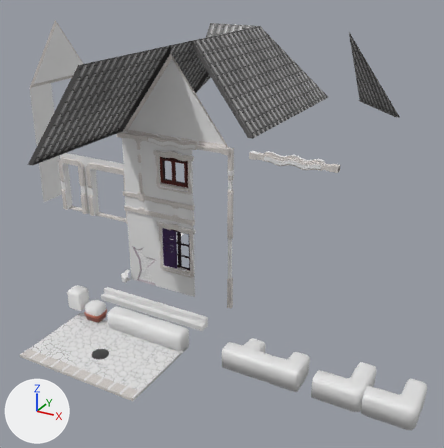
Before and after pictures for a commit that changed the FBX model Assets/Models/World01_Elements.fbx.
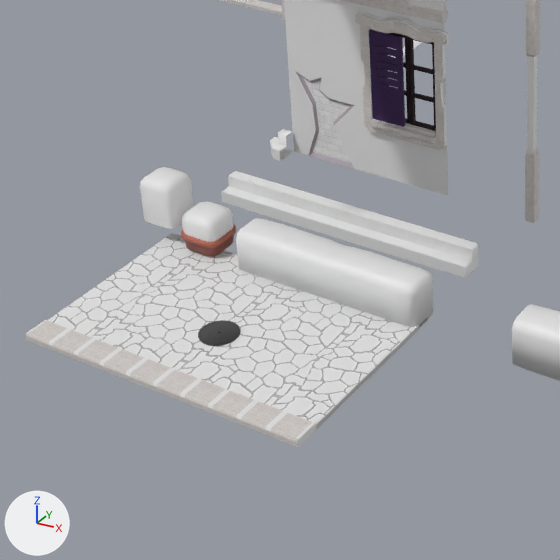
Each version is shown whole from a camera (50 mm lens) standing at (15.31, -23.18, 15.97) and looking at (1.42, 2.07, 3.35), then close up on the part from 2% to 54% of the width and 48% to 100% of the height. The lights are fixed; the arrows at lower left show +X, +Y and +Z. The first two pictures are the older version. Where no turn or scale is listed for an object, it has been applied to the vertices.

The older version as bpy lines, for what is in view:
```python
me_plane_064 = bpy.data.meshes.new('Plane.064')
me_plane_064.from_pydata(...)  # 64 vertices, 110 faces; spans x -0.4..0.4, y -0.398..0.398, z 0.4..1.348
me_plane_065 = bpy.data.meshes.new('Plane.065')
me_plane_065.from_pydata(...)  # 64 vertices, 124 faces; spans x -1.0..1.0, y -0.4..0.4, z -0.07..0.86
me_plane_069 = bpy.data.meshes.new('Plane.069')
me_plane_069.from_pydata(...)  # 80 vertices, 156 faces; spans x -1.0..1.0, y -0.4..0.4, z -0.07..0.86
ob_bushhigh = bpy.data.objects.new('BushHigh', me_plane_064)
ob_bushhigh.location = (-3.0, -4.1, 0.1)
ob_bushline = bpy.data.objects.new('BushLine', me_plane_065)
ob_bushline.location = (0.0, -4.1, 0.1)
ob_bushline_end = bpy.data.objects.new('BushLine_End', me_plane_069)
ob_bushline_end.location = (2.0, -4.1, 0.1)
# also in view: 'H_BaseStairs_Damaged01' at (-2.0, -2.25, 0.25); 'H_MiddleWall01' at (0.0, 0.02, 4.5); 'H_Window_Relief_Large' at (0.0, -0.05, 2.49); 'sidewalk_base' at (0.0, -6.0, 0.08); 'H_BaseStairs' at (0.0, -2.25, 0.25)
```
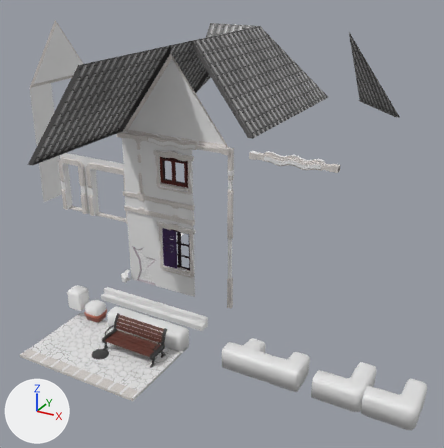
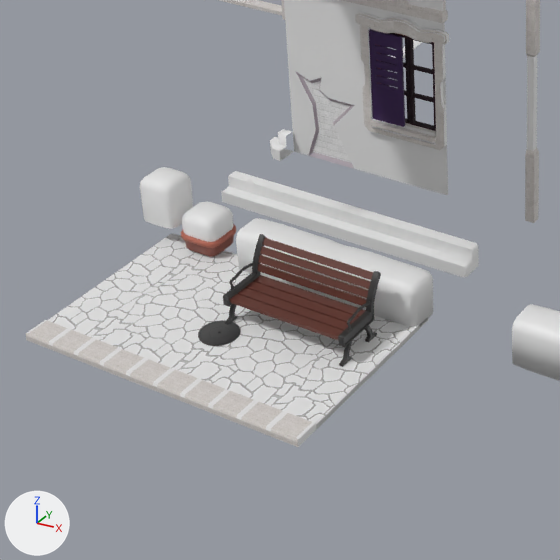
Edits to the scene script, one JSON object a line:
```json
{"op": "add", "block": "me_cube_051", "code": ["me_cube_051 = bpy.data.meshes.new('Cube.051')", "me_cube_051.from_pydata(...)  # 644 vertices, 1208 faces; spans x -1.31..1.31, y -0.54..0.71, z 0.0..1.25", "# faces by material slot: [144, 1064]", "me_cube_051.materials.append(mat_props)  # picture img_props01_psd", "me_cube_051.materials.append(mat_steel)  # picture img_steel_png"]}
{"op": "add", "block": "ob_bench", "code": ["ob_bench = bpy.data.objects.new('bench', me_cube_051)", "ob_bench.location = (1.2, -5.48, 0.1)"]}
```

Boxes (x1, y1, x2, y2) around the edits, measured in the close-ups (560 x 560 px):
```json
{"object": "bench", "change": "added", "after": [223, 234, 381, 367], "on screen": "brown", "faces in mat_props (picture img_props01_psd)": [229, 238, 373, 340], "faces in mat_steel (picture img_steel_png)": [223, 234, 381, 367]}
```
